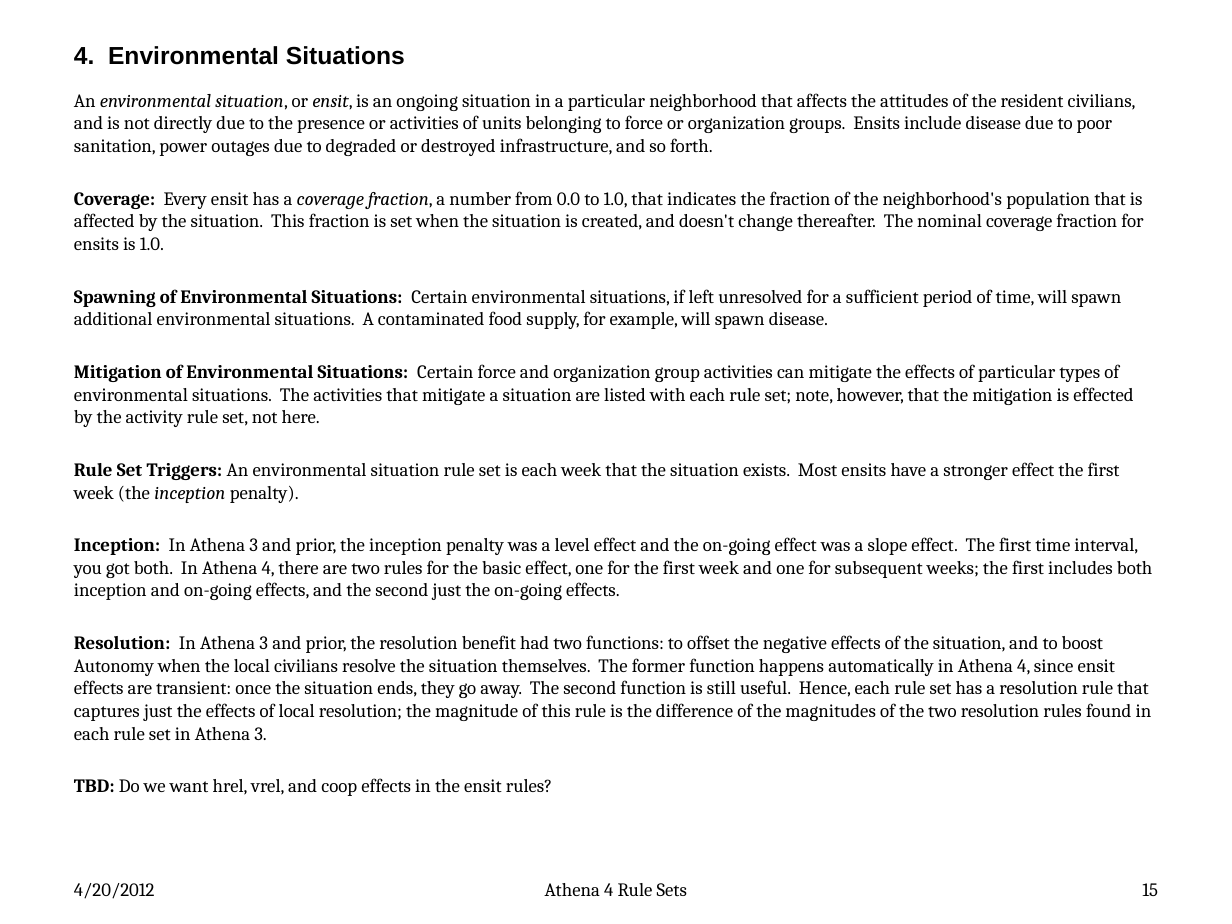
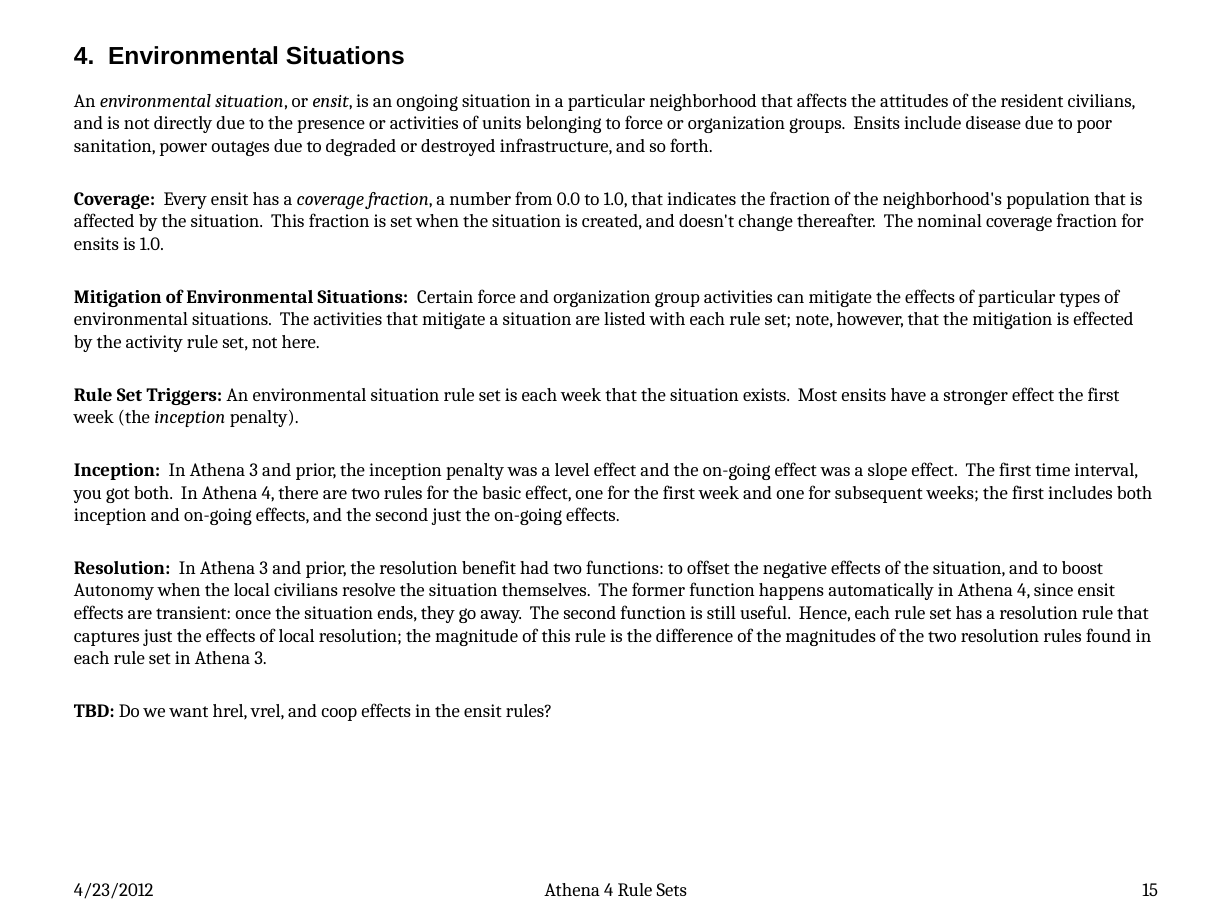
Before and after one commit to AthenaModel/athena-legacy, a slide deck: slide 15 of docs/dev/rules.pptx. Drawn at 1232x924 pixels with LibreOffice and Linux fonts; fonts in the diff are those of the drawing. Boxes give left, top, right and bottom in pixels: in the first picture for what was removed or moved away, otherwise in the second. Text is boxed around its words. In the diff, an @@ line names an element or a change of style, - is before the commit and + after.

Commit message:
Fixed Bug #{3390}
1) Removed all ensit spawn code, including the parmdb(5) parameters.

2) Updated the generic situation code to get "ts" from the situation-type,
   so that ensit(sim) can set ts to the time of assessment.

3) Updated the test suite.

4) Updates the rules document.

```diff
--- a/docs/dev/rules.pptx
+++ b/docs/dev/rules.pptx
@@ text at [74,289,1121,329]: paragraph removed @@
-Spawning of Environmental Situations: Certain environmental situations, if left unresolved for a sufficient period of time, will spawn additional environmental situations. A contaminated food supply, for example, will spawn disease.
@@ text at [74,883,154,899]: text changed @@
-4/20/2012
+4/23/2012
```
Also in this commit, not shown: 75 other slides changed, 7 other files.
